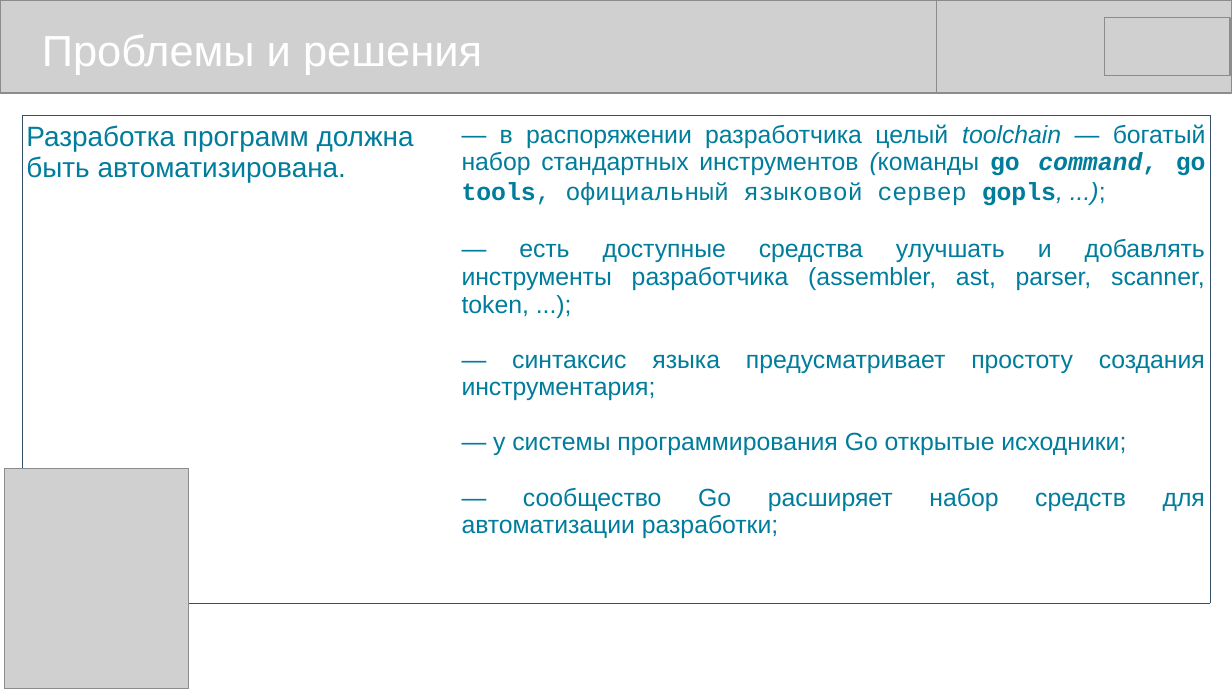
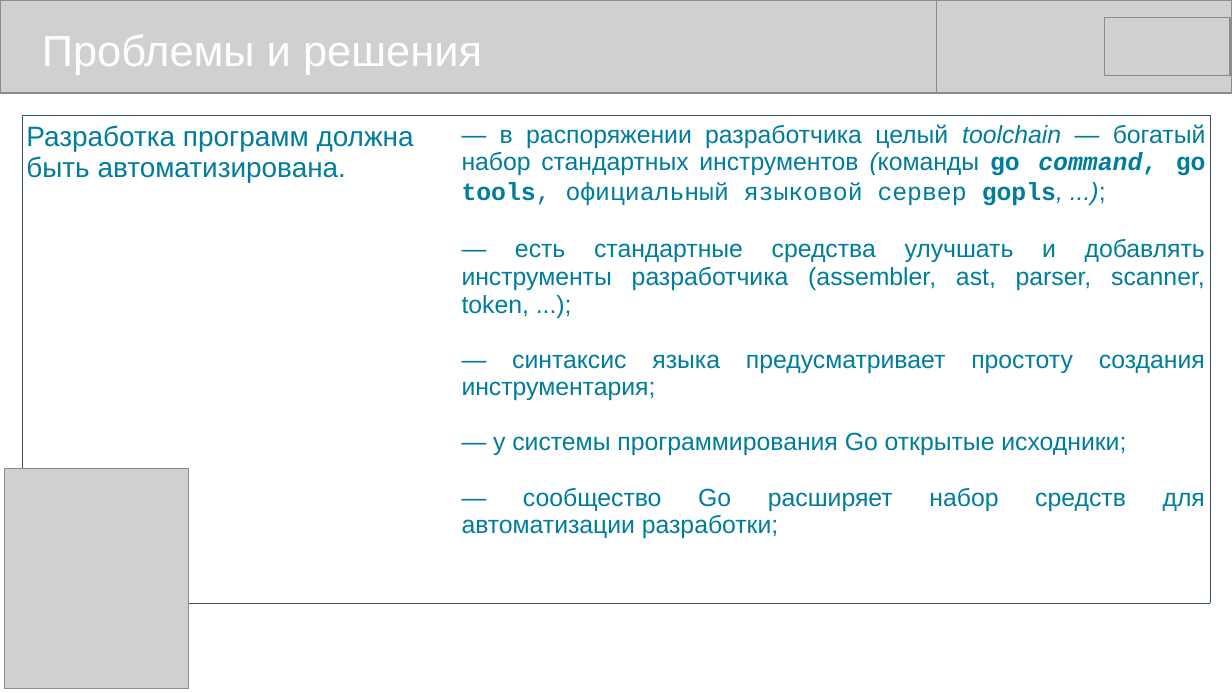
Before and after one commit to mike-shock/Go_language, a slide deck: slide 16 of view/Go_View.odp. Drawn at 1232x693 pixels with LibreOffice and Linux fonts; fonts in the diff are those of the drawing; grey boxes stand for pictures. Boxes give left, top, right and bottom in pixels: in the first picture for what was removed or moved away, otherwise in the second. Text is boxed around its words. In the diff, an @@ line names an element or a change of style, - is before the commit and + after.

```diff
--- a/view/Go_View.odp
+++ b/view/Go_View.odp
@@ table at (22, 115, 1211, 570) @@
-row 1, column 2: — в распоряжении разработчика целый toolchain — богатый набор стандартных инструментов (команды go command, go tools, официальный языковой сервер gopls, ...); / — есть доступные средства улучшать и добавлять инструменты разработчика (assembler, ast, parser, scanner, token, ...); / — синтаксис языка предусматривает простоту создания инструментария; / — у системы программирования Go открытые исходники; / — сообщество Go расширяет набор средств для автоматизации разработки;
+row 1, column 2: — в распоряжении разработчика целый toolchain — богатый набор стандартных инструментов (команды go command, go tools, официальный языковой сервер gopls, ...); / — есть стандартные средства улучшать и добавлять инструменты разработчика (assembler, ast, parser, scanner, token, ...); / — синтаксис языка предусматривает простоту создания инструментария; / — у системы программирования Go открытые исходники; / — сообщество Go расширяет набор средств для автоматизации разработки;
```
Also in this commit, not shown: 10 other slides changed.
